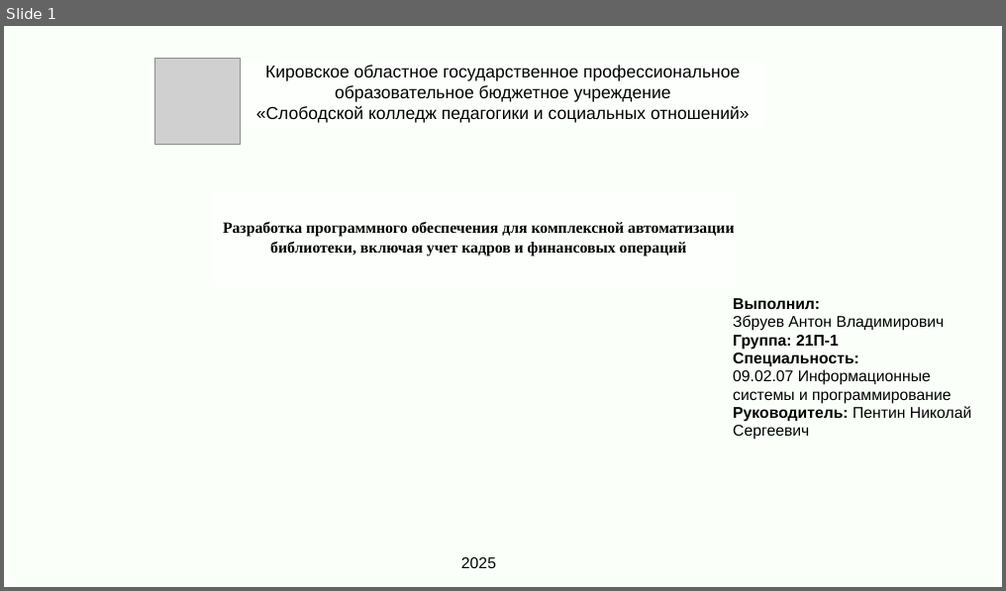
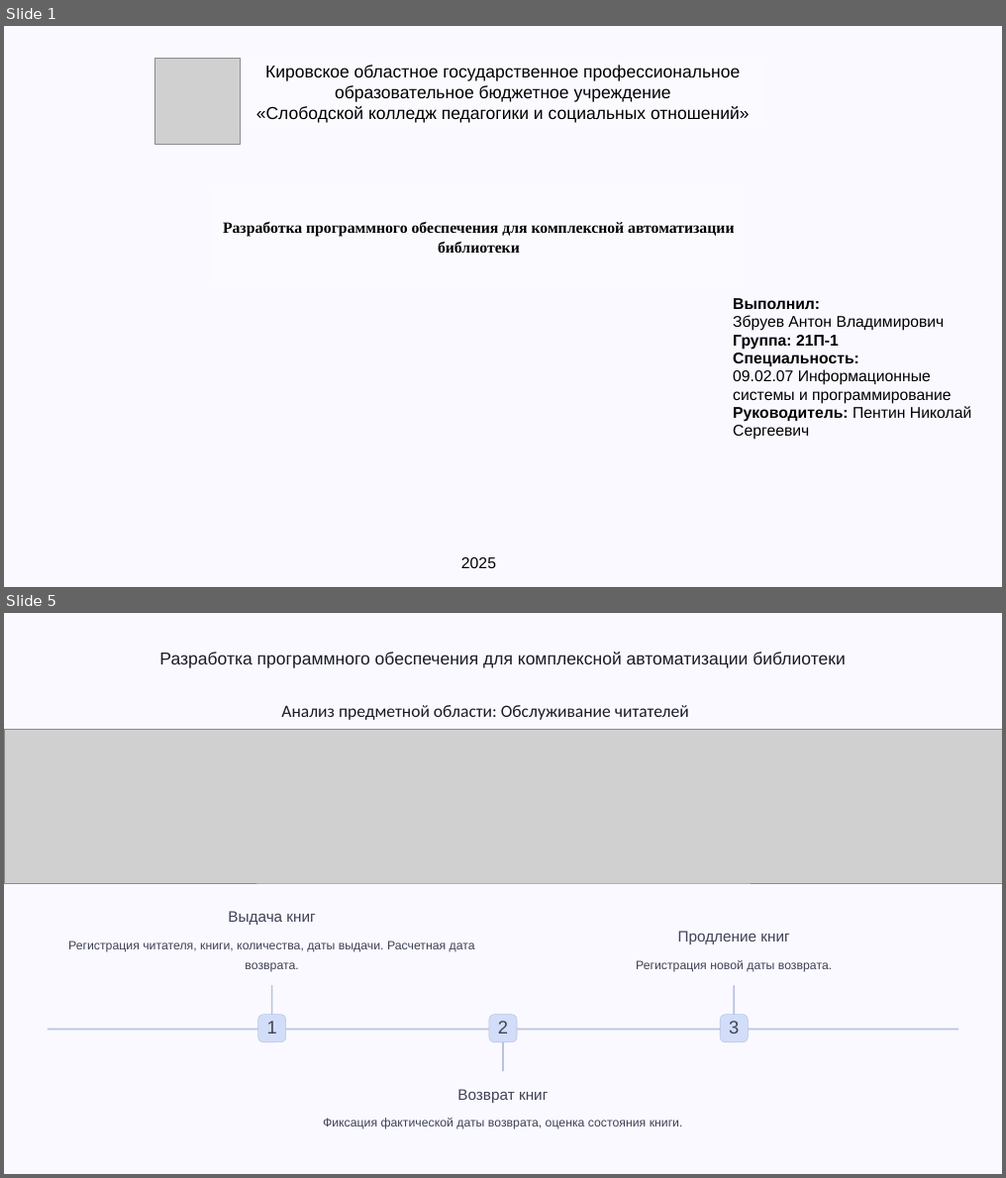
Before and after one commit to Smixdy/DiplomZbruev, a slide deck: Презентация дипломной работы.pptx. Shown one above the other, each under a label of ours: slide 1 before the commit, slides 1 and 5 after it; the slides between them are not shown. The pictures are 1006x591 and 1006x1178 pixels, drawn with LibreOffice and Linux fonts; fonts in the diff are those of the drawing; grey boxes stand for pictures; background and template pictures are left out. Boxes give left, top, right and bottom in pixels: in the first picture for what was removed or moved away, otherwise in the second. Text is boxed around its words. In the diff, an @@ line names an element or a change of style, - is before the commit and + after.

```diff
--- a/Презентация дипломной работы.pptx
+++ b/Презентация дипломной работы.pptx
@@ slide 5 added at (x1=4, y1=613, x2=1002, y2=1174), background #000000; not listed: 1 template element that a slide beside it also shows @@
@@ text added at (x1=159, y1=652, x2=845, y2=668), 20 pt, text #1B1B27 @@
+Разработка программного обеспечения для комплексной автоматизации библиотеки
@@ picture added at (x1=5, y1=729, x2=1002, y2=883) @@
@@ text added at (x1=281, y1=705, x2=689, y2=720), 20 pt, text #1B1B27 @@
+Анализ предметной области: Обслуживание читателей
@@ text added at (x1=228, y1=911, x2=315, y2=925), 17.5 pt, text #404155 @@
+Выдача книг
@@ text added at (x1=678, y1=931, x2=789, y2=945), 17.5 pt, text #404155 @@
+Продление книг
@@ text added at (x1=68, y1=941, x2=475, y2=972), 14 pt, text #404155 @@
+Регистрация читателя, книги, количества, даты выдачи. Расчетная дата возврата.
@@ text added at (x1=636, y1=960, x2=832, y2=972), 14 pt, text #404155 @@
+Регистрация новой даты возврата.
@@ rounded rectangle added at (x1=271, y1=985, x2=273, y2=1029), fill #B8C3DF @@
@@ rounded rectangle added at (x1=733, y1=985, x2=735, y2=1029), fill #B8C3DF @@
@@ rounded rectangle added at (x1=257, y1=1015, x2=286, y2=1043), fill #D2DDF9, outline #B8C3DF 0.6 pt @@
@@ text added at (x1=267, y1=1021, x2=277, y2=1034), 21 pt, text #404155 @@
+1
@@ rounded rectangle added at (x1=489, y1=1015, x2=517, y2=1043), fill #D2DDF9, outline #B8C3DF 0.6 pt @@
@@ text added at (x1=498, y1=1021, x2=508, y2=1034), 21 pt, text #404155 @@
+2
@@ rounded rectangle added at (x1=720, y1=1015, x2=748, y2=1043), fill #D2DDF9, outline #B8C3DF 0.6 pt @@
@@ text added at (x1=729, y1=1021, x2=739, y2=1034), 21 pt, text #404155 @@
+3
@@ rounded rectangle added at (x1=47, y1=1029, x2=958, y2=1030), fill #B8C3DF @@
@@ rounded rectangle added at (x1=502, y1=1029, x2=504, y2=1071), fill #B8C3DF @@
@@ text added at (x1=457, y1=1089, x2=548, y2=1103), 17.5 pt, text #404155 @@
+Возврат книг
@@ text added at (x1=323, y1=1118, x2=683, y2=1130), 14 pt, text #404155 @@
+Фиксация фактической даты возврата, оценка состояния книги.
@@ rectangle added at (x1=855, y1=1118, x2=1002, y2=1174), fill #F9F9FF, outline #F9F9FF 1 pt @@
@@ slide 1 changed as well @@
@@ background #FFFFFF to #000000 @@
@@ rectangle at (x1=4, y1=26, x2=1002, y2=587): fill #FAFFFA to #F9F9FF @@
@@ text at (x1=223, y1=222, x2=734, y2=253): text changed @@
-Разработка программного обеспечения для комплексной автоматизации библиотеки, включая учет кадров и финансовых операций
+Разработка программного обеспечения для комплексной автоматизации библиотеки
```
Also in this commit, not shown: 3 other slides changed, 12 other slides added, 6 slides removed.
